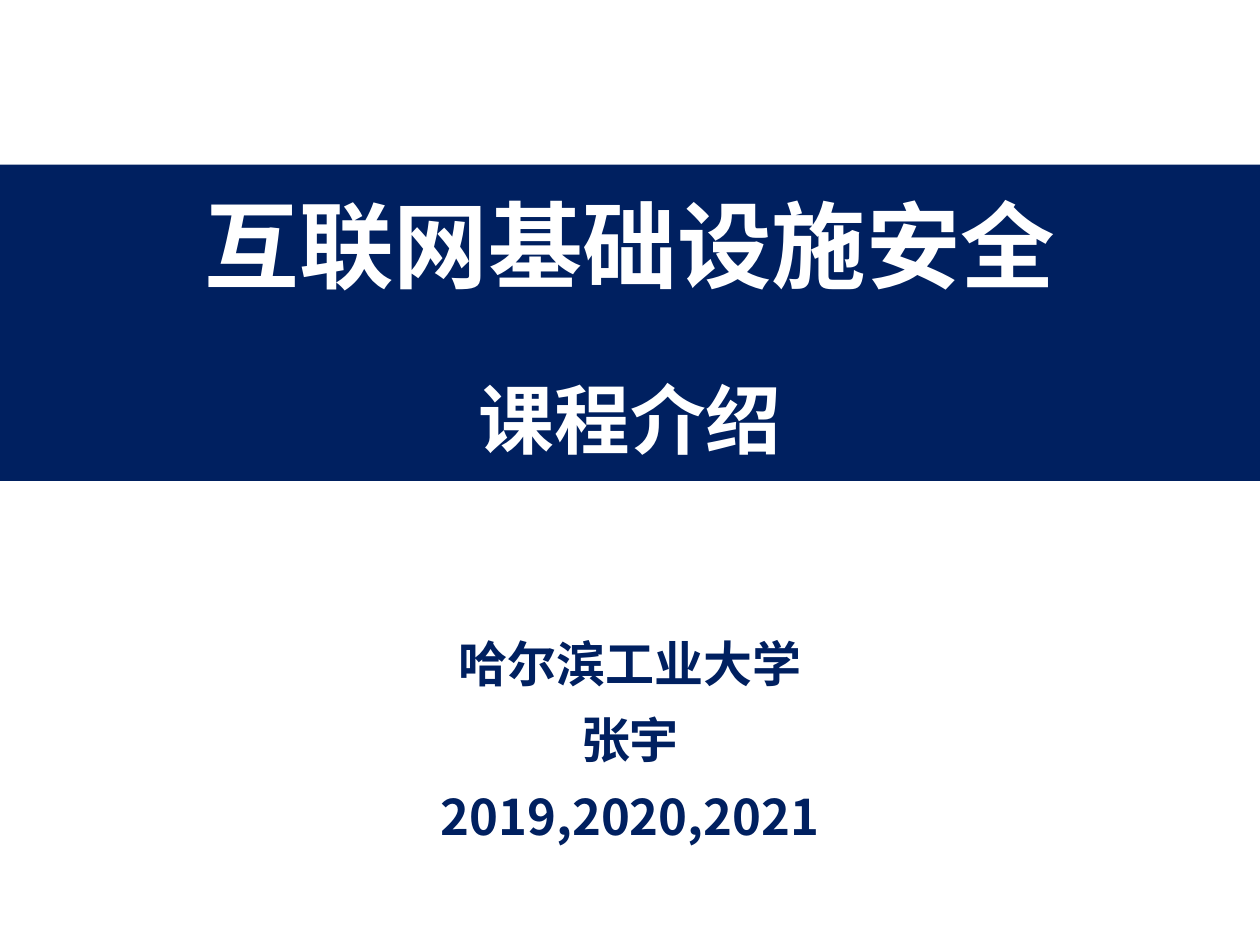
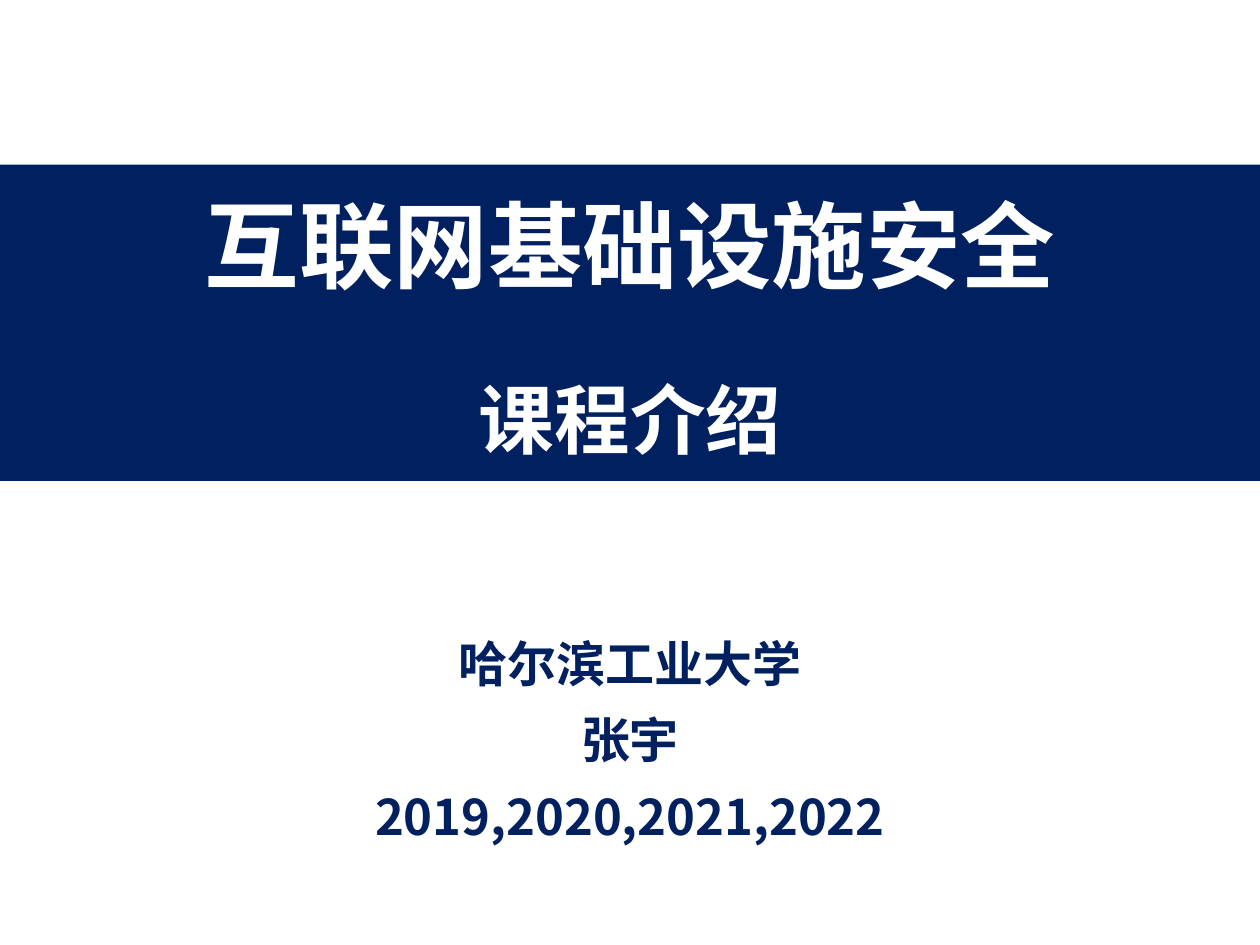
Before and after one commit to YuZhang/Security-Courseware, a slide deck: slide 1 of internet-security/intro.pptx. Drawn at 1260x945 pixels with LibreOffice and Linux fonts; fonts in the diff are those of the drawing. Boxes give left, top, right and bottom in pixels: in the first picture for what was removed or moved away, otherwise in the second. Text is boxed around its words. In the diff, an @@ line names an element or a change of style, - is before the commit and + after.

```diff
--- a/internet-security/intro.pptx
+++ b/internet-security/intro.pptx
@@ subtitle at [375,798,885,846]: text changed @@
-2019,2020,2021
+2019,2020,2021,2022
```
Also in this commit, not shown: 2 other slides changed, 1 other file.
